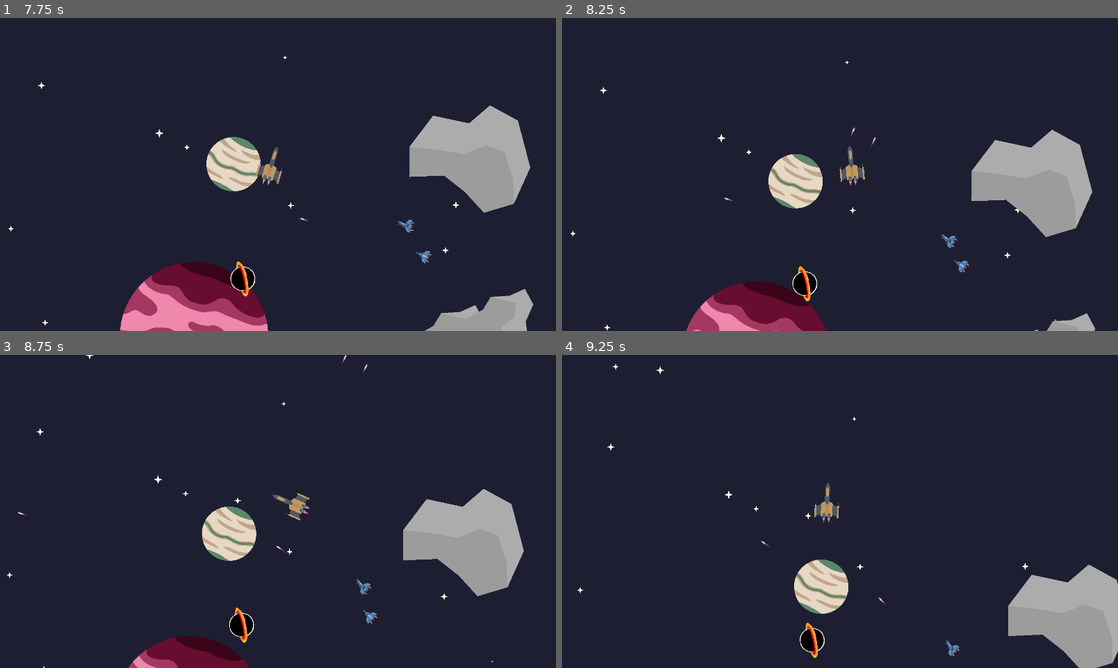
Above: before the commit, frames 1-4 (two rows, left to right).
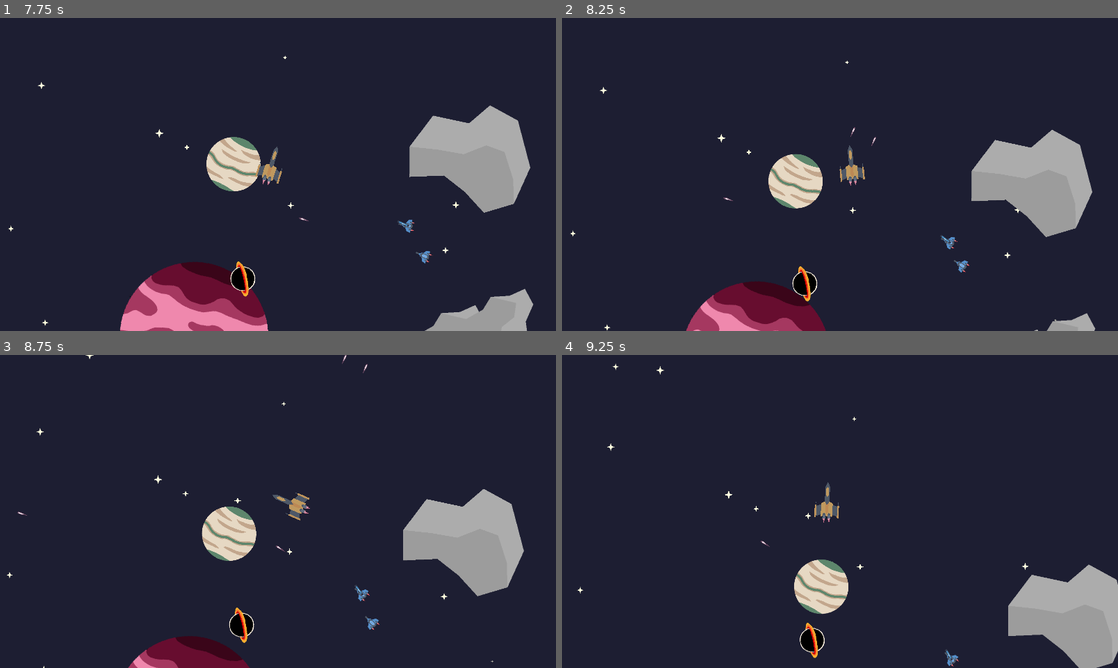
Above: after the commit, the same moments.

Repository: antax02/Ludum-Dare-58
Game: Godot game, scene res://scenes/ui/main_menu.tscn
Two runs of this game, one before a commit and one after it. Both use one fixed random seed, a clock stepped at 60 frames per second and the inputs below. The engine's default icon, where the game draws it, is replaced by a stand-in: a white triangle on a blue panel in a dark square.
Inputs (mouse positions are in pixels of both pictures, inside the frame that each line leads up to):
- Up to frame 1 (7.75 s): click "Start" at 0.5 s; move the mouse to (400, 158) at 1.27 s; hold Space (thrust) 1.28-2.03 s; hold Right mouse button (dash) 1.28-2.03 s; move the mouse to (166, 190) at 2.02 s; click (166, 190) at 2.1 s; move the mouse to (333, 105) at 2.77 s; hold Right mouse button (dash) 2.78-3.53 s; hold Space (thrust) 2.78-4.28 s; move the mouse to (250, 237) at 3.52 s; click (250, 237) at 3.6 s; move the mouse to (444, 221) at 4.27 s; hold Right mouse button (dash) 4.28-5.03 s; move the mouse to (111, 127) at 5.02 s; click (111, 127) at 5.1 s; move the mouse to (305, 174) at 5.77 s; hold Right mouse button (dash) 5.78-6.53 s; move the mouse to (194, 96) at 6.52 s; hold Space (thrust) from 6.53 s (still down); click (194, 96) at 6.6 s; move the mouse to (400, 158) at 7.27 s; hold Right mouse button (dash) from 7.28 s (still down)
- Up to frame 2 (8.25 s): keep holding Space (thrust); move the mouse to (728, 190) at 8.02 s; release Right mouse button (dash) at 8.03 s; click (728, 190) at 8.1 s
- Up to frame 3 (8.75 s): keep holding Space (thrust)
- Up to frame 4 (9.25 s): move the mouse to (895, 442) at 8.77 s; release Space (thrust) at 8.78 s; hold Right mouse button (dash) from 8.78 s (still down)

Frame 1 is identical in both runs. In frame 2, less than 0.1% of the frame differs, in the area x 68-72%, y 68-74%; in frame 3, 0.2%, in the area x 63-69%, y 71-88%; in frame 4, 0.1%.

Commit message:
Increase laser size and charge enemy distance
Expanded the laser's visual and collision dimensions in laser.tscn for better coverage. Increased the charge enemy's activation distance from 300 to 400 in charge_enemy.gd to adjust gameplay balance.

Diff:
--- a/scenes/laser.tscn
+++ b/scenes/laser.tscn
@@ -3,18 +3,17 @@
 [ext_resource type="Script" uid="uid://d16tqxcpckn0r" path="res://scripts/laser.gd" id="1_xmihv"]
 
 [sub_resource type="RectangleShape2D" id="RectangleShape2D_5no5p"]
-size = Vector2(147, 16)
+size = Vector2(595, 16)
 
 [node name="Laser" type="Area2D"]
 script = ExtResource("1_xmihv")
 
 [node name="Polygon2D" type="Polygon2D" parent="."]
 color = Color(0.59074503, 0.025002457, 0.10586242, 1)
-polygon = PackedVector2Array(-14, 8, 133, 8, 133, -7, -14, -7)
+polygon = PackedVector2Array(-14, 8, 581, 8, 581, -7, -14, -7)
 
 [node name="CollisionShape2D" type="CollisionShape2D" parent="."]
-visible = false
-position = Vector2(59.5, 0)
+position = Vector2(283.5, 0)
 shape = SubResource("RectangleShape2D_5no5p")
 
 [connection signal="body_entered" from="." to="." method="_on_body_entered"]
--- a/scripts/enemies/charge_enemy.gd
+++ b/scripts/enemies/charge_enemy.gd
@@ -11,7 +11,7 @@
 	max_speed = 150
 	acceleration = 600
 	rotation_speed = 7
-	distance = 300
+	distance = 400
 	bullet_cooldown = 3
 
 func laser_tracing(delta):
